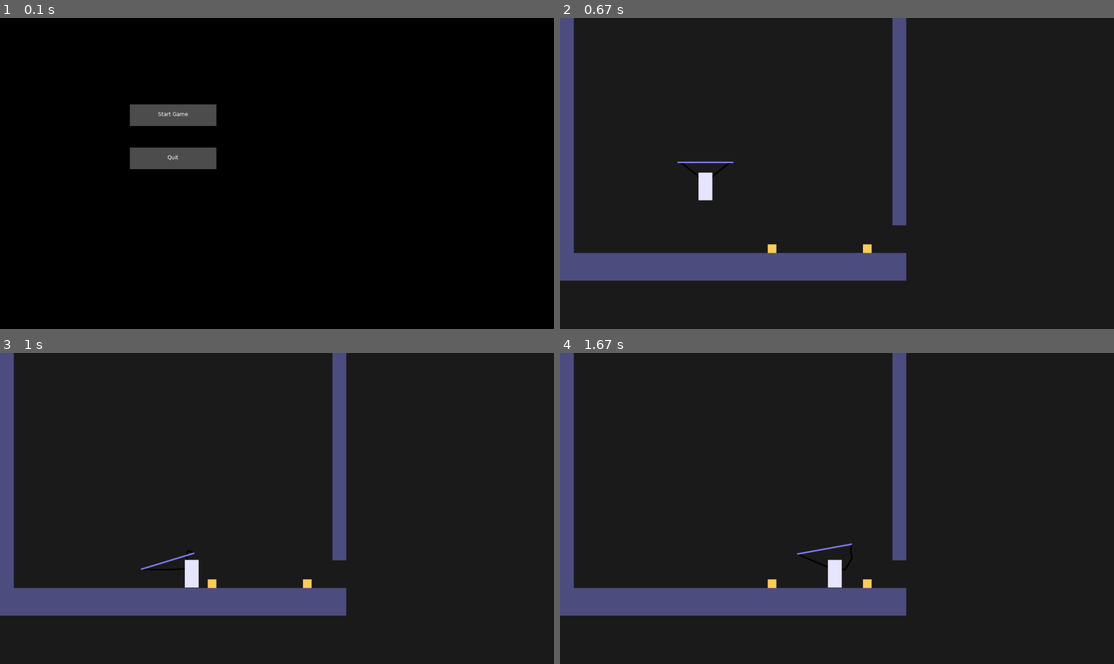
Above: before the commit, frames 1-4 (two rows, left to right).
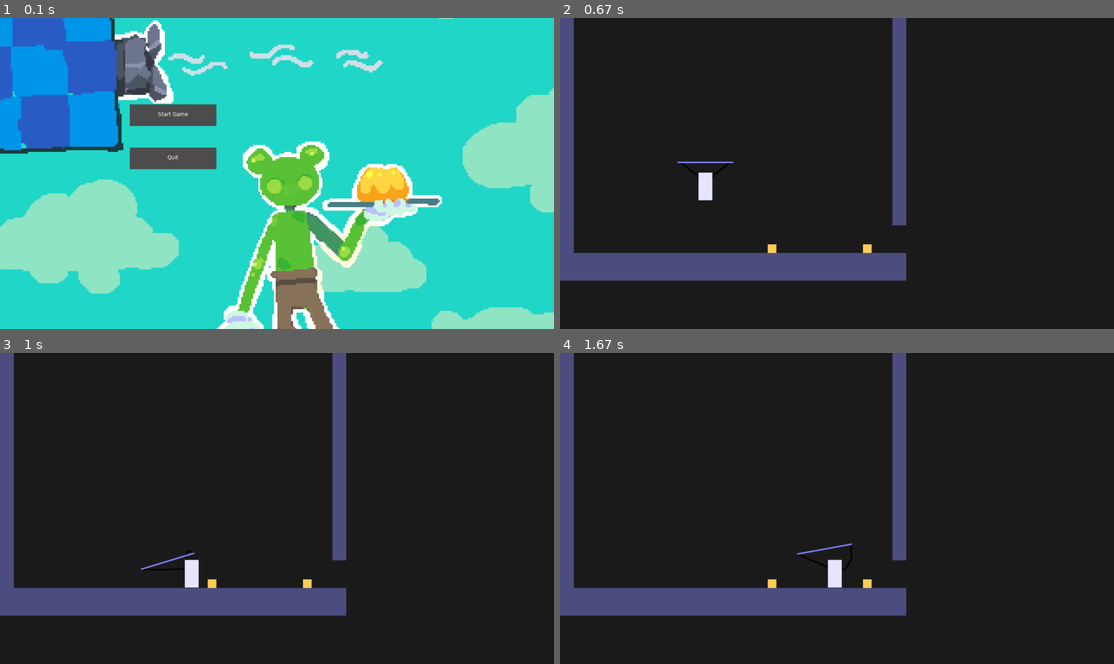
Above: after the commit, the same moments.

Repository: Aurnyxci/LOVE-Jam-2026-B
Game: LÖVE game, started from Love Jam 2026B/main.lua
Same seed, same stepped clock (60 frames per second), same inputs: the game is played once before the commit and once after it.
Inputs (mouse positions are in pixels of both pictures, inside the frame that each line leads up to):
- Up to frame 1 (0.1 s): no input
- Up to frame 2 (0.67 s): click "Start Game" at 0.38 s
- Up to frame 3 (1 s): hold Right from 0.67 s (still down); move the mouse to (277, 530) at 0.7 s
- Up to frame 4 (1.67 s): release Right at 1.13 s; hold Right 1.17-1.63 s

The runs differ from the first frame. In frame 1, 98% of the frame differs, in the area x 0-100%, y 0-100%; in frame 2, nothing differs; in frame 3, nothing differs; in frame 4, nothing differs.

Commit message:
fixed bg and mixed up file

Diff:
--- a/Love Jam 2026B/menu.lua
+++ b/Love Jam 2026B/menu.lua
@@ -1,7 +1,7 @@
 local menu = {}
 
 function menu:enter()
-    -- self.background = love.graphics.newImage("/assets/backgrounds/main_menu_placeholderbg.png") --short function for big image path
+    self.background = love.graphics.newImage("/assets/backgrounds/main_menu_placeholderbg.png") --short function for big image path
 
     self.buttons = {
         {
@@ -31,7 +31,7 @@
 end
 
 function menu:draw()
-    --love.graphics.draw(self.background, 0, 0) --draw background
+    love.graphics.draw(self.background, 0, 0) --draw background
 
     for _, button in ipairs(self.buttons) do --iterates through the data table
 
Binary file added: Love Jam 2026B/assets/backgrounds/main_menu_placeholderbg.png
